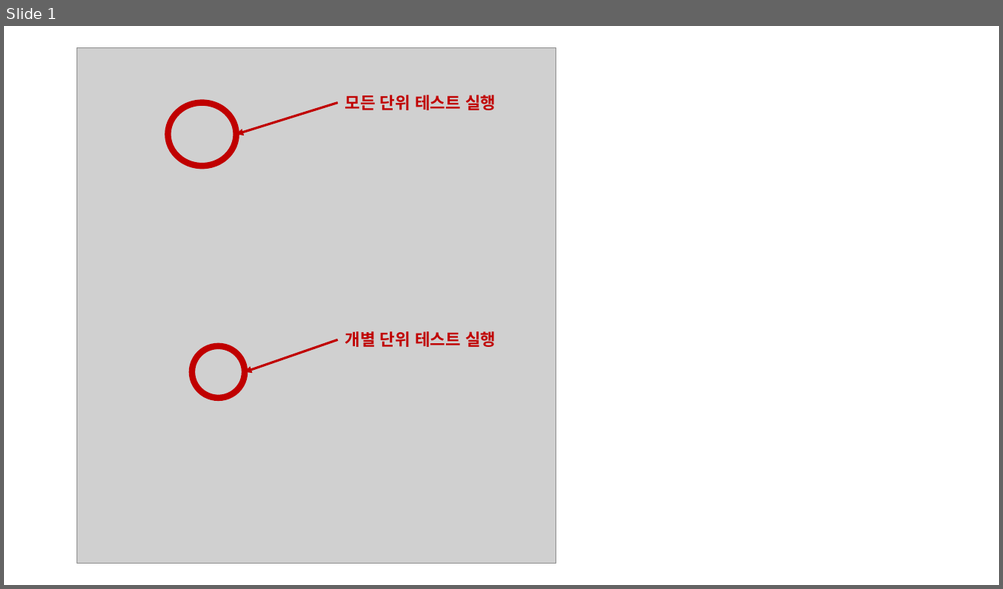
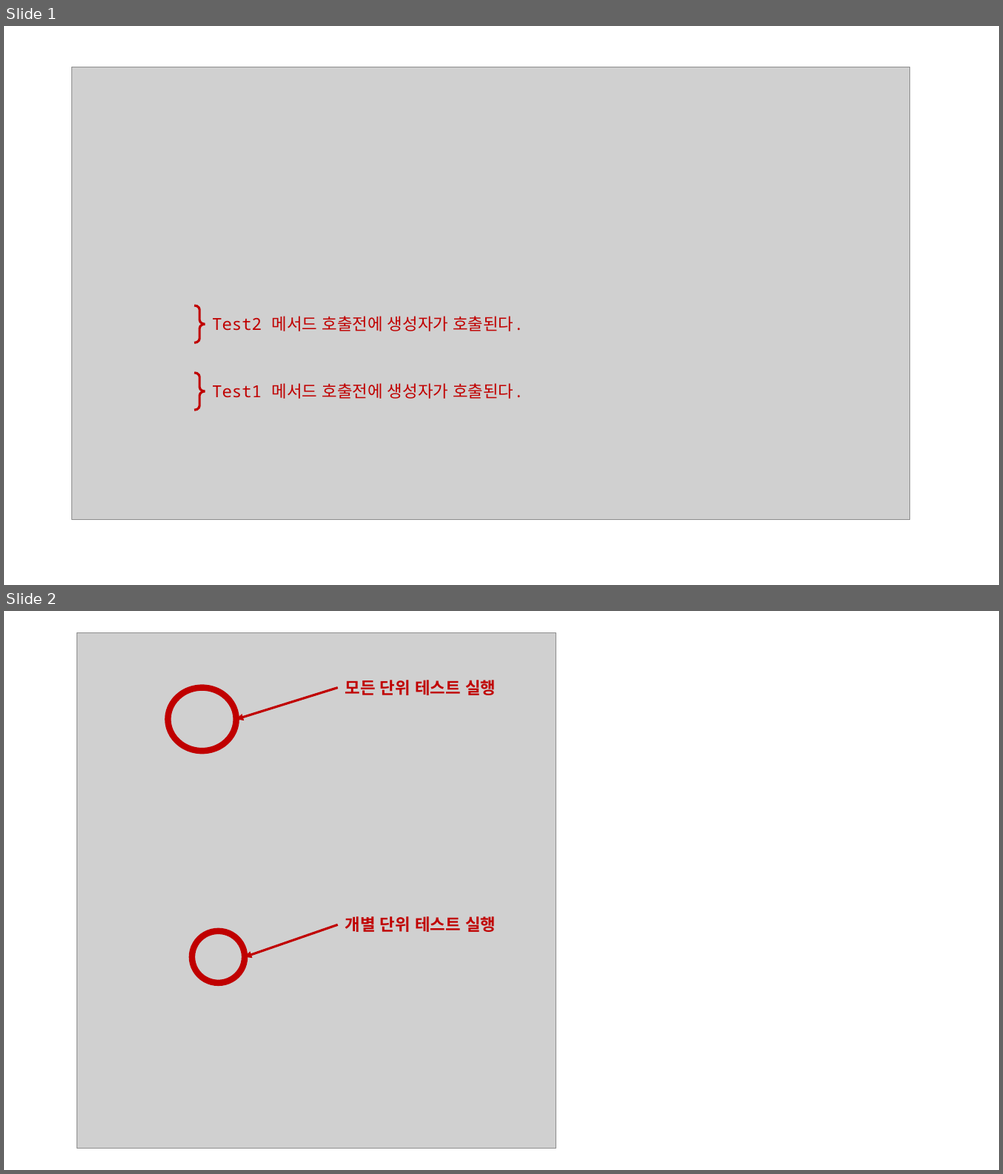
Before and after one commit to hhko/UnitTest-Is-DesignFeedback, a slide deck: README.pptx. Shown one above the other, each under a label of ours: slide 1 before the commit, slides 1 and 2 after it. The pictures are 1003x589 and 1003x1174 pixels, drawn with LibreOffice and Linux fonts; fonts in the diff are those of the drawing; grey boxes stand for pictures. Boxes give left, top, right and bottom in pixels: in the first picture for what was removed or moved away, otherwise in the second. Text is boxed around its words. In the diff, an @@ line names an element or a change of style, - is before the commit and + after.

```diff
--- a/README.pptx
+++ b/README.pptx
@@ slide 1 added at bbox=[4, 26, 999, 585], background #FFFFFF @@
@@ picture added at bbox=[72, 67, 909, 520] @@
@@ right brace added at bbox=[194, 306, 205, 343], outline #C00000 2.25 pt @@
@@ text added at bbox=[212, 316, 523, 332], 16 pt, text #C00000 @@
+Test2 메서드 호출전에 생성자가 호출된다.
@@ right brace added at bbox=[194, 373, 205, 410], outline #C00000 2.25 pt @@
@@ text added at bbox=[212, 383, 523, 399], 16 pt, text #C00000 @@
+Test1 메서드 호출전에 생성자가 호출된다.
@@ what was slide 1 is now slide 2 @@
```
Also in this commit, not shown: 2 slides changed, 5 other files.
